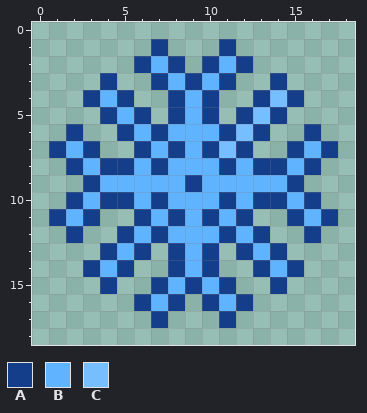
Pixel-art sprite -- TinyHeroes/Assets/Graphics/PowerUps/Freeze.png. Above, as it was before the edit.
The file is 19x19 pixels.
Palette (. is transparent): A #143d8a  B #60b3ff  C #76beff
Pixels before, first column x 1:
 1 ......A...A......
 2 .....ABA.ABA.....
 3 ...A..ABABA..A...
 4 ..ABA..ABA..ACA..
 5 ...ABA.ABA.ACA...
 6 .A..ABABBBACA..A.
 7 ABA..ABABACA..ABA
 8 .ABAABABBBABAABA.
 9 ..ABBBBBABBBBBA..
10 .ABAABABBBABAABA.
11 ABA..ABABABA..ABA
12 .A..ABABBBABA..A.
13 ...ABA.ABA.ABA...
14 ..ABA..ABA..ABA..
15 ...A..ABABA..A...
16 .....ABA.ABA.....
17 ......A...A......
Once edited:
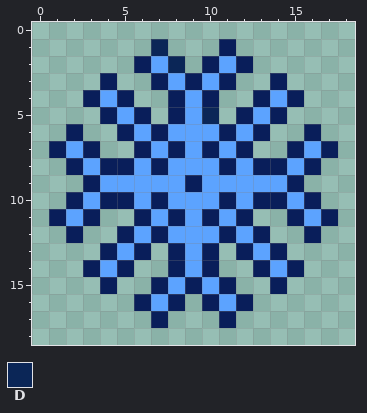
Colours new in this view: D #0b2657
Edits made:
{"colour":"A","old":"#143d8a","new":"#091e5a"}
{"colour":"B","old":"#60b3ff","new":"#5ca3ff"}
{"y":1,"x":7,"old":"A","new":"D"}
{"y":2,"x":8,"old":"A","new":"D"}
{"y":4,"x":14,"old":"C","new":"B"}
{"y":5,"x":10,"old":"A","new":"D"}
{"y":5,"x":13,"old":"C","new":"B"}
{"y":6,"x":12,"old":"C","new":"B"}
{"y":7,"x":11,"old":"C","new":"B"}
